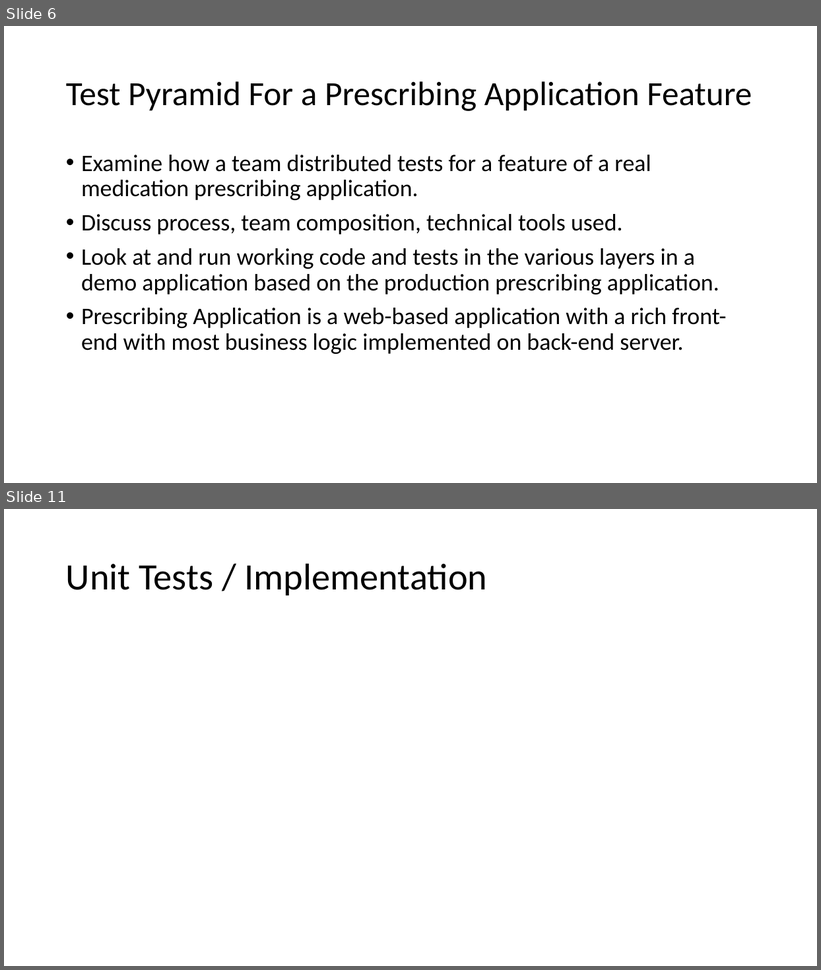
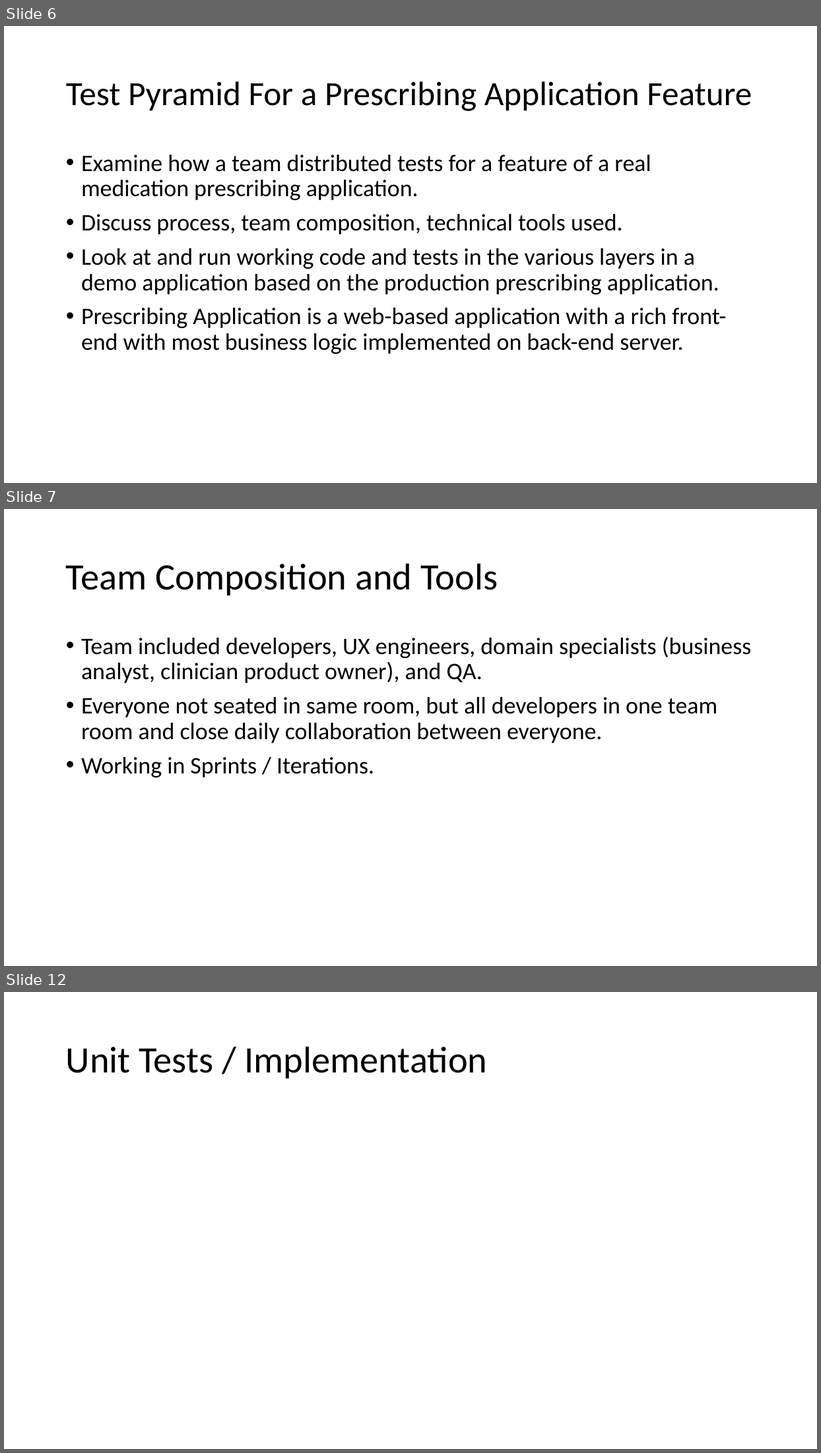
Before and after one commit to weaverj/testpyramidexample, a slide deck: Test Pyramid Presentation.pptx. Shown one above the other, each under a label of ours: slides 6 and 11 before the commit, slides 6, 7 and 12 after it; the slides between them are not shown. The pictures are 821x970 and 821x1453 pixels, drawn with LibreOffice and Linux fonts; fonts in the diff are those of the drawing; background and template pictures are left out. Boxes give left, top, right and bottom in pixels: in the first picture for what was removed or moved away, otherwise in the second. Text is boxed around its words. In the diff, an @@ line names an element or a change of style, - is before the commit and + after.

```diff
--- a/Test Pyramid Presentation.pptx
+++ b/Test Pyramid Presentation.pptx
@@ slide 7 added at [4,509,817,966], background #FFFFFF @@
@@ title added at [66,563,498,595], 44 pt, text #000000 @@
+Team Composition and Tools
@@ text added at [81,637,752,778], 28 pt, text #000000 @@
+• Team included developers, UX engineers, domain specialists (business analyst, clinician product owner), and QA.
+• Everyone not seated in same room, but all developers in one team room and close daily collaboration between everyone.
+• Working in Sprints / Iterations.
@@ what was slide 11 is now slide 12 @@
```
Also in this commit, not shown: 3 slides changed, 3 other slides added, 3 slides removed.
